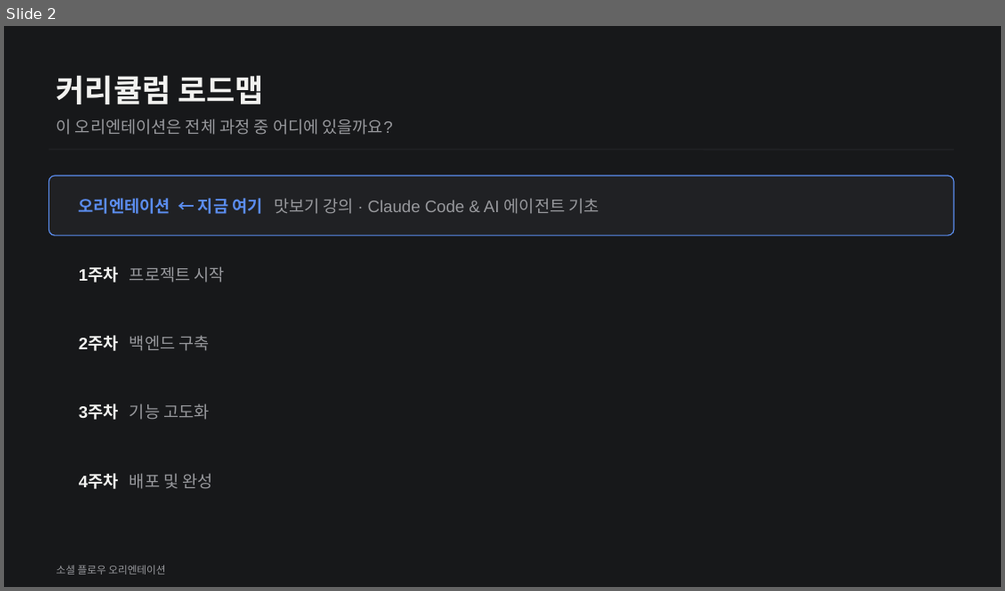
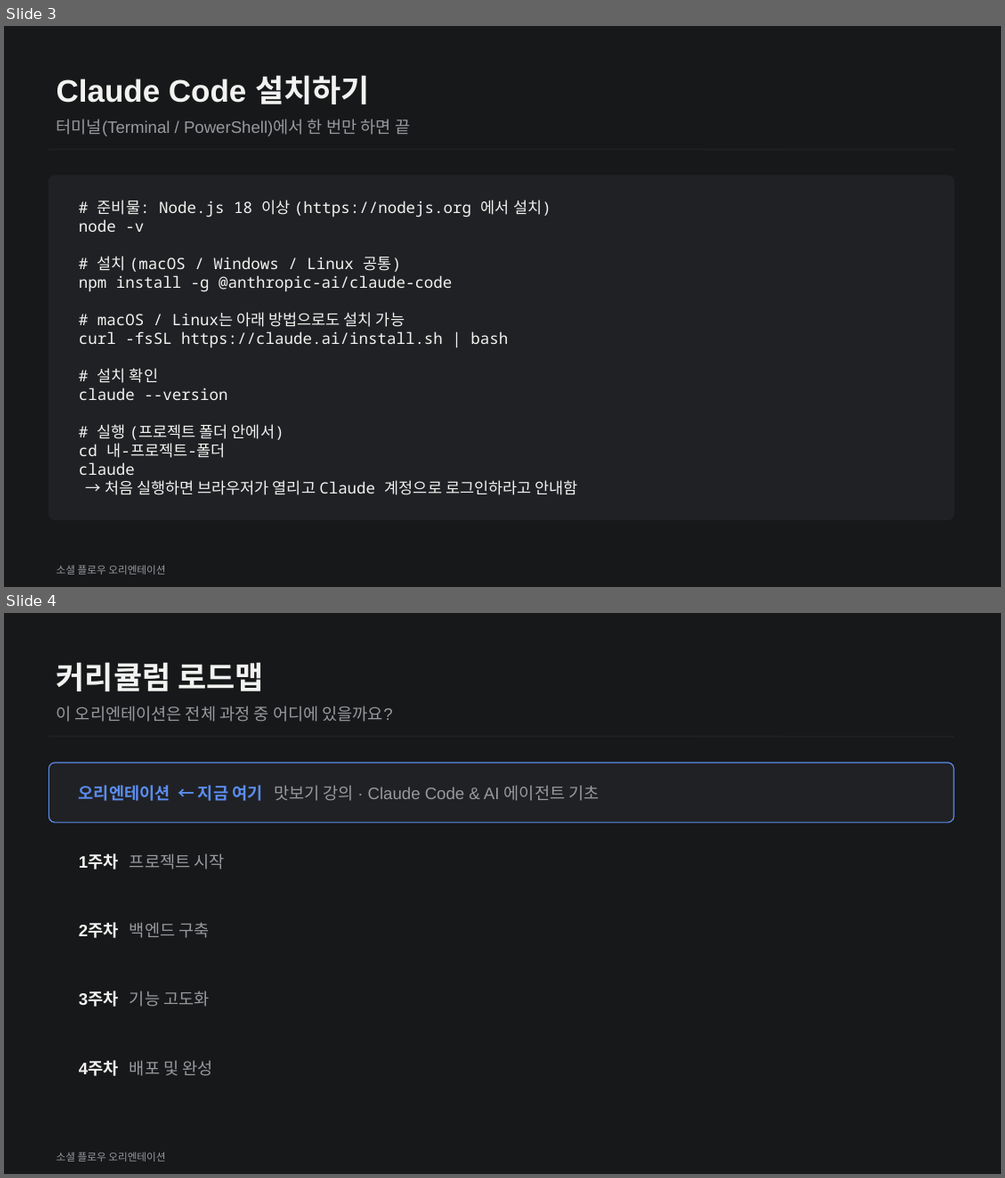
Before and after one commit to white100s/social_flow, a slide deck: docs/social-flow-orientation.pptx. Shown one above the other, each under a label of ours: slide 2 before the commit, slides 3 and 4 after it. The pictures are 1005x591 and 1005x1178 pixels, drawn with LibreOffice and Linux fonts; fonts in the diff are those of the drawing. Boxes give left, top, right and bottom in pixels: in the first picture for what was removed or moved away, otherwise in the second. Text is boxed around its words. In the diff, an @@ line names an element or a change of style, - is before the commit and + after.

Commit message:
Add Claude/Claude Code setup slides and a fundamentals appendix to the deck
Installation walkthrough (Claude account + Claude Code npm install) now
opens the deck since every later exercise assumes it's set up. Closes with
an appendix of recommended sites/books for building fundamentals from
scratch.

```diff
--- a/docs/social-flow-orientation.pptx
+++ b/docs/social-flow-orientation.pptx
@@ slide 3 added at <box>4,26,1001,587</box>, background #17181A @@
@@ text added at <box>57,75,370,104</box>, 30 pt, text #F2F2F0, bold @@
+Claude Code 설치하기
@@ text added at <box>57,119,410,136</box>, 16 pt, text #98999D @@
+터미널(Terminal / PowerShell)에서 한 번만 하면 끝
@@ line added from (48, 150) to (954, 150), #202124 1.5 pt @@
@@ rounded rectangle added at <box>48,176,954,520</box>, fill #202124, outline #202124 1 pt @@
@@ text added at <box>79,200,578,495</box>, 15 pt, text #F2F2F0 @@
+# 준비물: Node.js 18 이상 (https://nodejs.org 에서 설치)
+node -v
+# 설치 (macOS / Windows / Linux 공통)
+npm install -g @anthropic-ai/claude-code
+# macOS / Linux는 아래 방법으로도 설치 가능
+curl -fsSL https://claude.ai/install.sh | bash
+# 설치 확인
+claude --version
+# 실행 (프로젝트 폴더 안에서)
+cd 내-프로젝트-폴더
+claude
+→ 처음 실행하면 브라우저가 열리고 Claude 계정으로 로그인하라고 안내함
@@ text added at <box>57,564,165,574</box>, 10 pt, text #98999D @@
+소셜 플로우 오리엔테이션
@@ what was slide 2 is now slide 4 @@
```
Also in this commit, not shown: 4 other slides added, 1 other file.
